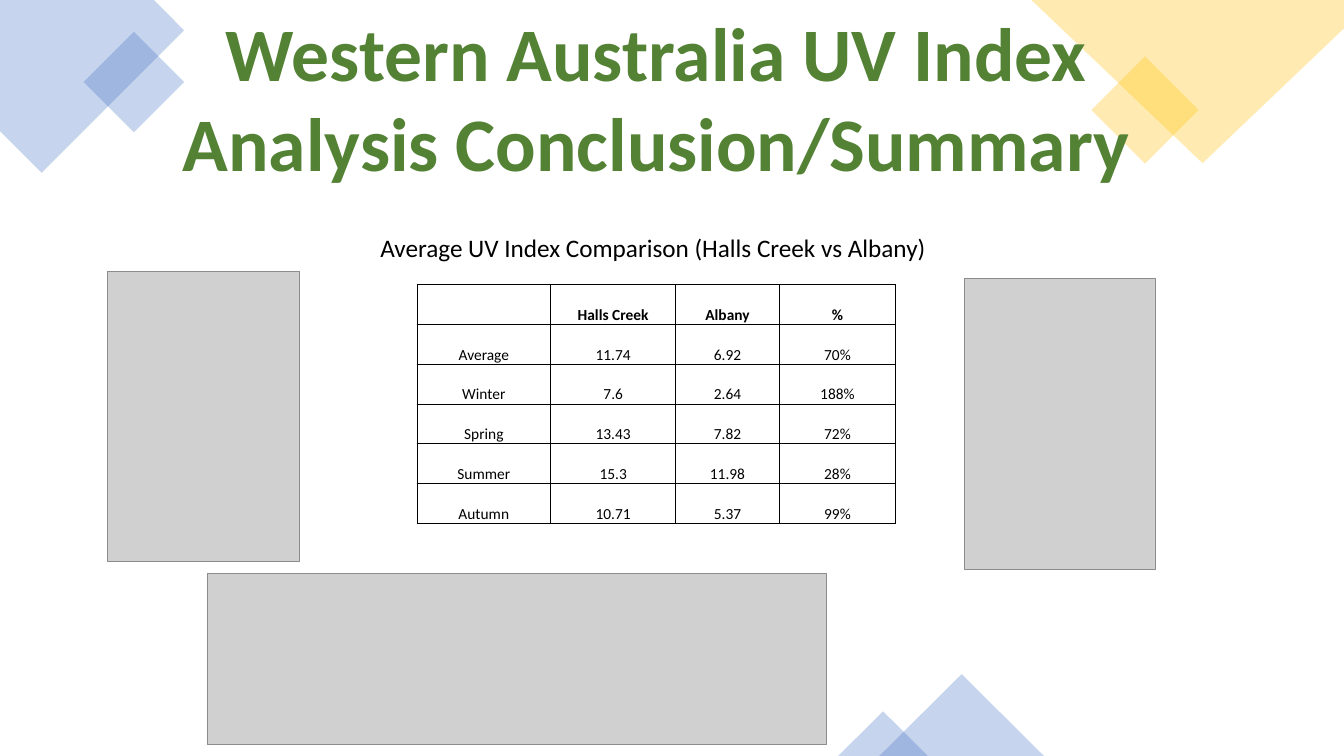
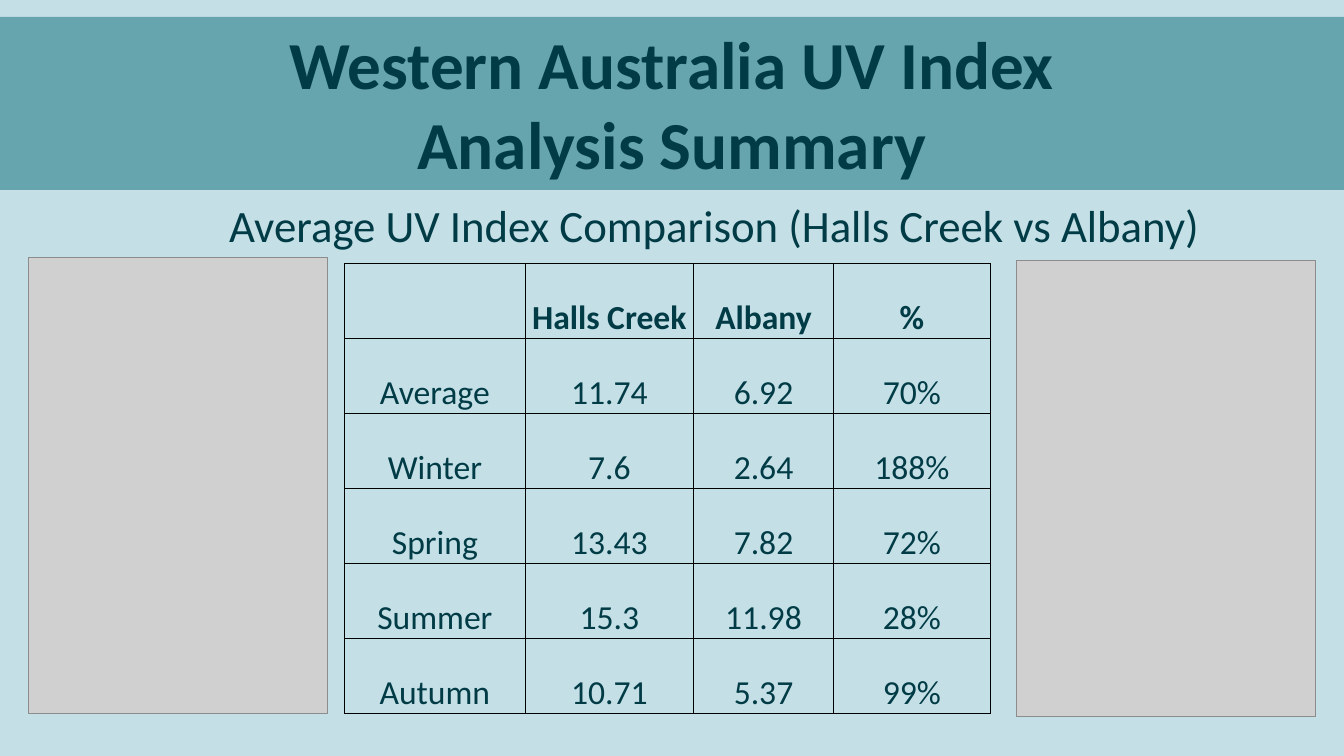
Before and after one commit to parastoorazavi/Data-Analytics-Project-2, a slide deck: slide 11 of Presentation.pptx. Drawn at 1344x756 pixels with LibreOffice and Linux fonts; fonts in the diff are those of the drawing; grey boxes stand for pictures. Boxes give left, top, right and bottom in pixels: in the first picture for what was removed or moved away, otherwise in the second. Text is boxed around its words. In the diff, an @@ line names an element or a change of style, - is before the commit and + after.

```diff
--- a/Presentation.pptx
+++ b/Presentation.pptx
@@ background #FFFFFF to #C4DFE6 @@
@@ rectangle "Western Australia UV Index": place and size @@
-rectangle "Western Australia UV Index" at box(183, 18, 1129, 183)
+rectangle "Western Australia UV Index" at box(0, 17, 1344, 191)
@@ rectangle "Western Australia UV Index" at box(0, 17, 1344, 191): fill none to #66A5AD @@
@@ freeform shape removed at box(0, 0, 185, 173) @@
@@ freeform shape removed at box(1031, 0, 1344, 163) @@
@@ rectangle removed at box(84, 32, 185, 133) @@
@@ text in rectangle at box(289, 42, 1054, 90): size 54 to 48 pt, text colour #548235 to #003B46 in "Western Australia UV Index" @@
@@ rectangle removed at box(1091, 57, 1198, 164) @@
@@ text in rectangle at box(417, 122, 926, 180): text changed; size 54 to 48 pt; text colour #548235 to #003B46 @@
-Analysis Conclusion/Summary
+Analysis Summary
@@ text "Average UV Index Comparison (Halls ...": place and size @@
-text "Average UV Index Comparison (Halls ..." at box(380, 238, 925, 262)
+text "Average UV Index Comparison (Halls ..." at box(229, 209, 1199, 250)
@@ text "Average UV Index Comparison (Halls ..." at box(229, 209, 1199, 250): size 18 to 32 pt, text colour #000000 to #003B46 @@
@@ picture: place and size @@
-picture at box(108, 271, 299, 563)
+picture at box(28, 257, 328, 713)
@@ table at box(345, 263, 991, 713) @@
@@ size 11 to 24 pt, text colour #000000 to #003B46 @@
@@ table: place and size @@
-table at box(417, 284, 897, 523)
+table at box(345, 263, 991, 713)
@@ picture: place and size @@
-picture at box(965, 278, 1156, 570)
+picture at box(1016, 260, 1316, 716)
@@ picture removed at box(207, 574, 826, 744) @@
@@ triangle removed at box(879, 675, 1044, 756) @@
@@ triangle removed at box(839, 712, 929, 756) @@
```
Also in this commit, not shown: 11 other slides changed, 5 other files.
